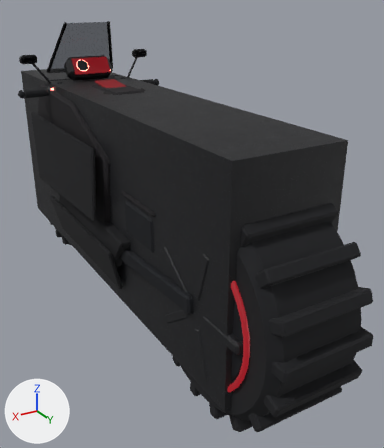
The glTF model assets/models/vehicles/CRB1_batcycle_stealth.glb: old version first, new version second.
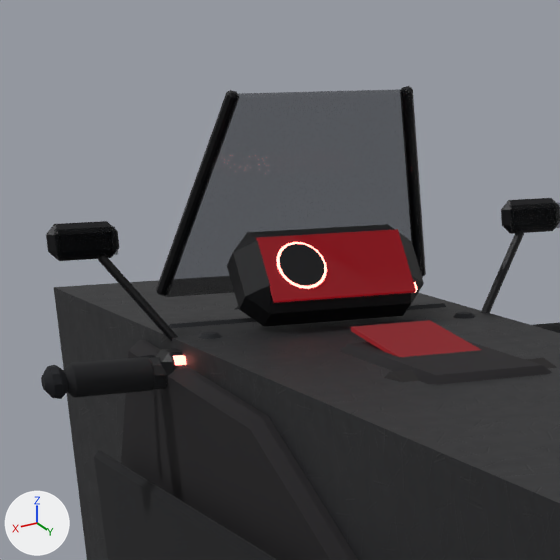
The first picture shows the older version from a camera (50 mm lens) standing at (1.18, 2.55, 1.57) and looking at (-0.22, 0.23, 0.41). The close-ups show the older and then the newer version on the part from 2% to 38% of the width and 0% to 31% of the height of that picture. Only the edits that show in the close-ups are written down. Lighting does not change. The marker at lower left points along +X, +Y and +Z. Where no turn or scale is listed for an object, it has been applied to the vertices. Vertices at exactly the same position are counted once.

Names of what the first close-up shows: 'B1_body_COL', 'B1_fairing1', 'B1_side_facet1', 'B1_tank', 'IN_B1_binnacle', 'IN_B1_grip1', 'IN_B1_mirror-1', 'IN_B1_mirror1', 'IN_B1_screen_rail-1', 'IN_B1_screen_rail1', 'IN_B1_tank_nav', 'IN_B1_tft' and 13 more.
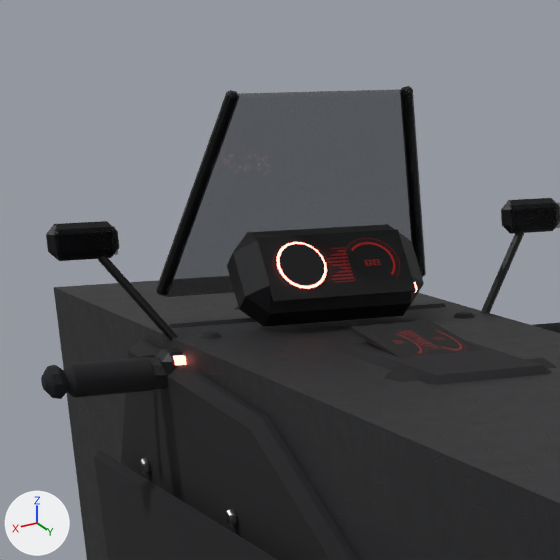
Patch to the scene script:
```diff
--- a/assets/models/vehicles/CRB1_batcycle_stealth.glb.py
+++ b/assets/models/vehicles/CRB1_batcycle_stealth.glb.py
@@ img_ui_cluster @@
+img_ui_cluster = load_image('ui_cluster', '_unpacked/ui_cluster', 1024, 512, 'sRGB')
@@ mat_cockpit_screendim @@
 n0 = _N.new('ShaderNodeBsdfPrincipled'); n0.name = 'Principled BSDF'
 n0.inputs[2].default_value = 0.9  # 'Roughness'
-n0.inputs[27].default_value = (0.2, 0.0, 0.004, 1.0)  # 'Emission Color', dark red #7c000d
-n0.inputs[28].default_value = 1.0  # 'Emission Strength'
+n0.inputs[28].default_value = 0.2  # 'Emission Strength'
 n1 = _N.new('ShaderNodeOutputMaterial'); n1.name = 'Material Output'
+n3 = _N.new('ShaderNodeTexImage'); n3.name = 'Image Texture'
+n3.image = img_ui_cluster
 n2 = _N.new('ShaderNodeMix'); n2.name = 'Mix'
@@ mat_cockpit_screendim @@
 n2.inputs[7].default_value = (0.05, 0.05, 0.05, 1.0)  # 'B', dark grey #3f3f3f
-n3 = _N.new('ShaderNodeTexImage'); n3.name = 'Image Texture'
-n3.image = img_glass
+n4 = _N.new('ShaderNodeTexImage'); n4.name = 'Image Texture.001'
+n4.image = img_glass
 _L.new(n0.outputs[0], n1.inputs[0])  # 'BSDF' to 'Surface'
 _L.new(n2.outputs[2], n0.inputs[0])  # 'Result' to 'Base Color'
-_L.new(n3.outputs[0], n2.inputs[6])  # 'Color' to 'A'
+_L.new(n3.outputs[0], n0.inputs[27])  # 'Color' to 'Emission Color'
+_L.new(n4.outputs[0], n2.inputs[6])  # 'Color' to 'A'
@@ mat_alloy @@
+mat_alloy = principled_material('Alloy')
+mat_alloy.base_color = (0.5, 0.5, 0.52)  # light grey #bcbcbf
+mat_alloy.metallic = 1.0
+mat_alloy.roughness = 0.28
@@ me_in_b1_tft @@
 me_in_b1_tft.from_pydata(...)  # 8 vertices, 12 faces; spans x -0.11..0.11, y -0.03..0.03, z -0.043..0.043
 # used by ob_in_b1_tft; location = (0.0, -0.575, 1.188)
+# me_in_b1_tft part 1: texture (UV) coordinates of 12 of 12 faces, centred in x -0.11..0.11, y -0.029..0.029, z -0.042..0.042, changed; they spanned u -0.22..0.22, v -0.1..0.1 and now span u 0.0..1.0, v 0.0..1.0
 me_in_b1_tft.materials.append(mat_cockpit_screendim)
@@ me_b1_fairbolt11 @@
+me_b1_fairbolt11.from_pydata(...)  # 19 vertices, 34 faces; spans x 0.278..0.286, y -0.3104..-0.2896, z 0.888..0.912
+me_b1_fairbolt11.materials.append(mat_alloy)  # light grey #bcbcbf
@@ me_b1_fairbolt10 @@
+me_b1_fairbolt10.from_pydata(...)  # 19 vertices, 34 faces; spans x 0.278..0.286, y -0.7104..-0.6896, z 0.888..0.912
+me_b1_fairbolt10.materials.append(mat_alloy)  # light grey #bcbcbf
@@ ob_b1_fairbolt11 @@
+ob_b1_fairbolt11 = bpy.data.objects.new('B1_fairbolt11', me_b1_fairbolt11)
+ob_b1_fairbolt11.location = (0.0, 0.0, 0.0)
@@ ob_b1_fairbolt10 @@
+ob_b1_fairbolt10 = bpy.data.objects.new('B1_fairbolt10', me_b1_fairbolt10)
+ob_b1_fairbolt10.location = (0.0, 0.0, 0.0)
```

What differs and where, as boxes [x1, y1, x2, y2] in the close-ups (560 x 560 px):
'IN_B1_tft', surface changed (red to black): [256, 229, 416, 303] in both
'IN_B1_tank_nav', surface changed (darker): [351, 320, 481, 357] in both
'B1_fairbolt11', added: after [226, 509, 236, 527]
'B1_fairbolt10', added: after [140, 458, 149, 474]
